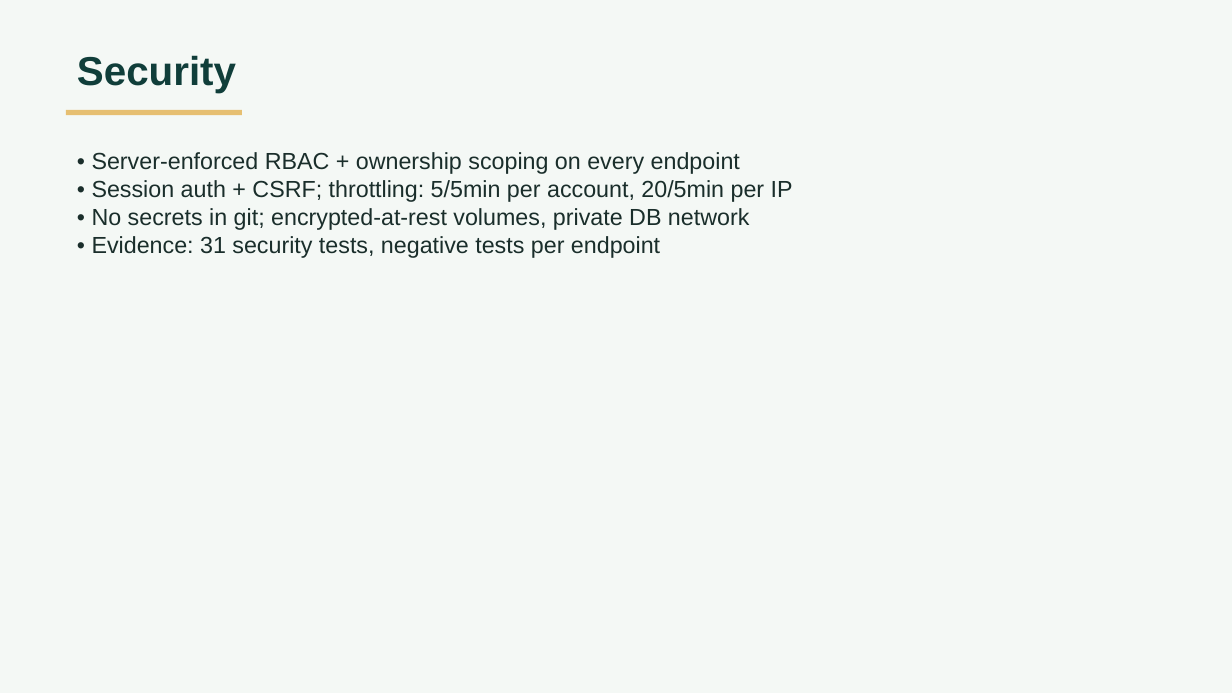
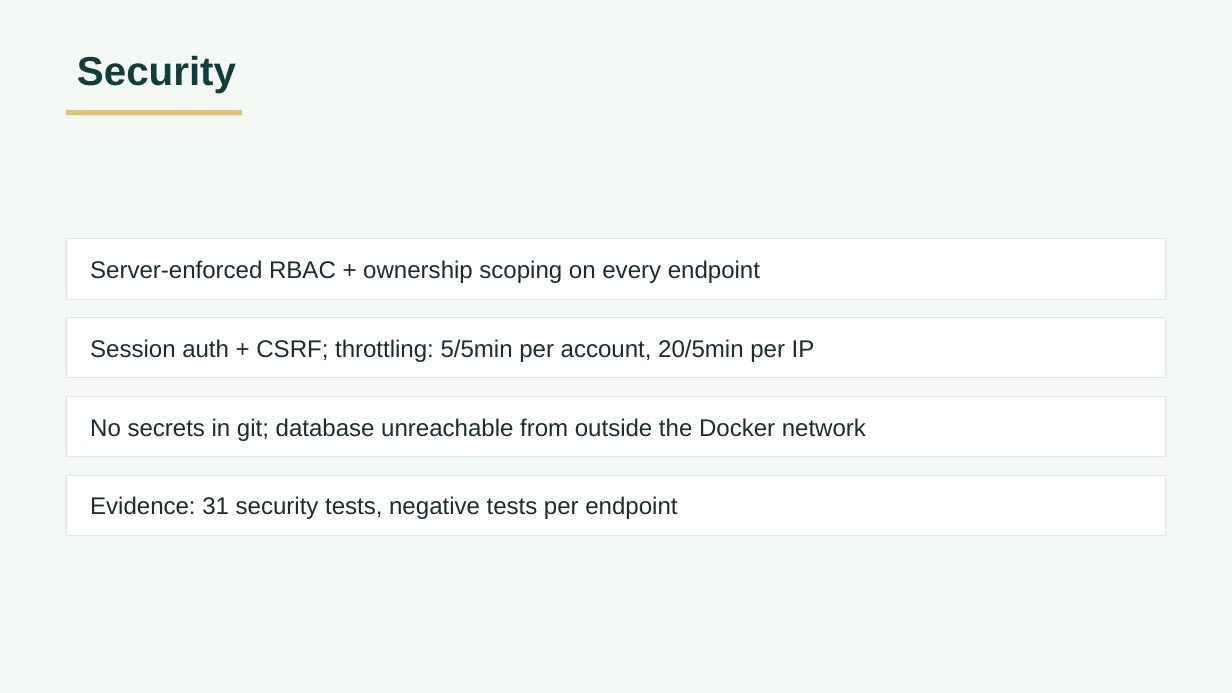
Before and after one commit to Ahmed-Mahdyy/Daimoma, a slide deck: slide 22 of docs/presentation/Daimoma-presentation.odp (slide 17 before the commit). Drawn at 1232x693 pixels with LibreOffice and Linux fonts; fonts in the diff are those of the drawing. Boxes give left, top, right and bottom in pixels: in the first picture for what was removed or moved away, otherwise in the second. Text is boxed around its words. In the diff, an @@ line names an element or a change of style, - is before the commit and + after.

```diff
--- a/docs/presentation/Daimoma-presentation.odp
+++ b/docs/presentation/Daimoma-presentation.odp
@@ text removed at (92, 152, 793, 258) @@
-• Server-enforced RBAC + ownership scoping on every endpoint
-• Session auth + CSRF; throttling: 5/5min per account, 20/5min per IP
-• No secrets in git; encrypted-at-rest volumes, private DB network
-• Evidence: 31 security tests, negative tests per endpoint
@@ rectangle added at (66, 239, 73, 300), fill #E6BF71 @@
@@ rectangle added at (66, 239, 1166, 300), fill #FFFFFF, outline #DFE9E4 0.57 pt, 15.5 pt, text #1A2E2B @@
+Server-enforced RBAC + ownership scoping on every endpoint
@@ rectangle added at (66, 318, 73, 378), fill #E6BF71 @@
@@ rectangle added at (66, 318, 1166, 378), fill #FFFFFF, outline #DFE9E4 0.57 pt, 15.5 pt, text #1A2E2B @@
+Session auth + CSRF; throttling: 5/5min per account, 20/5min per IP
@@ rectangle added at (66, 397, 73, 457), fill #E6BF71 @@
@@ rectangle added at (66, 397, 1166, 457), fill #FFFFFF, outline #DFE9E4 0.57 pt, 15.5 pt, text #1A2E2B @@
+No secrets in git; database unreachable from outside the Docker network
@@ rectangle added at (66, 475, 73, 536), fill #E6BF71 @@
@@ rectangle added at (66, 475, 1166, 536), fill #FFFFFF, outline #DFE9E4 0.57 pt, 15.5 pt, text #1A2E2B @@
+Evidence: 31 security tests, negative tests per endpoint
```
Also in this commit, not shown: 12 other slides changed, 5 slides added, 2 other files.
